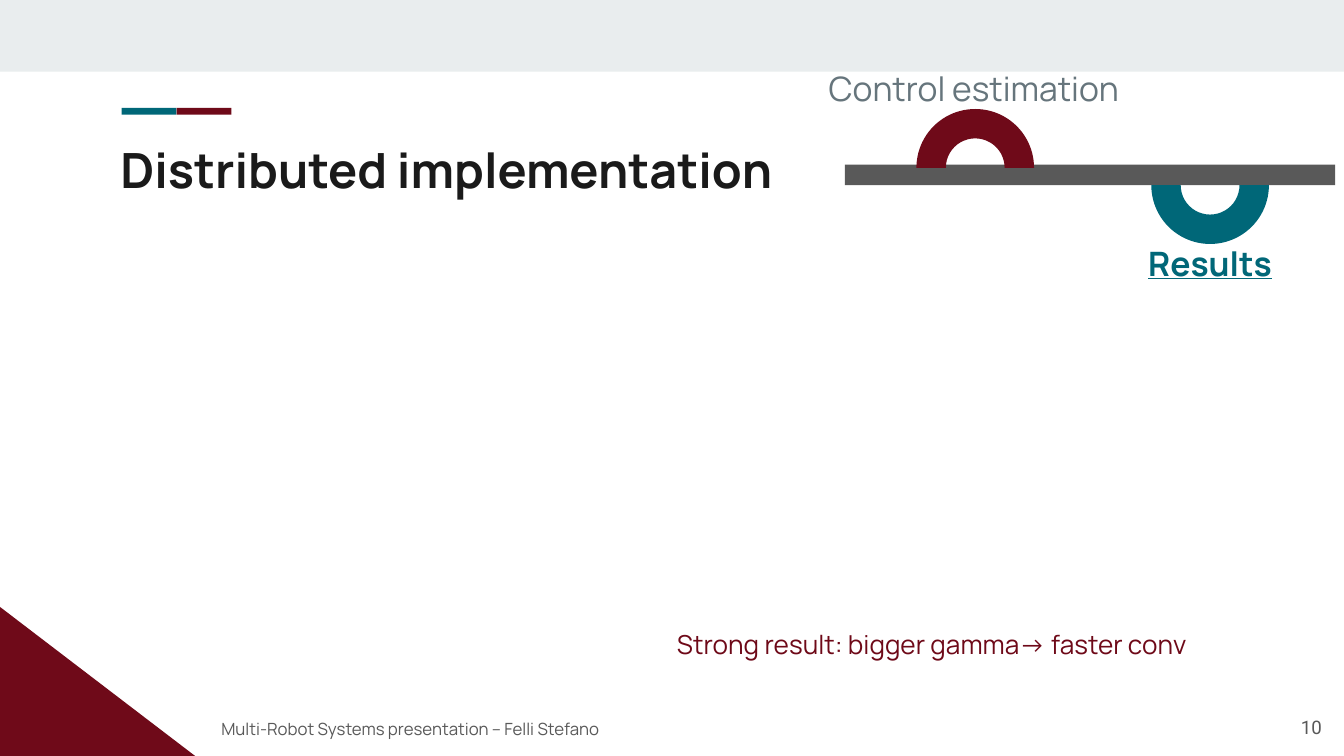
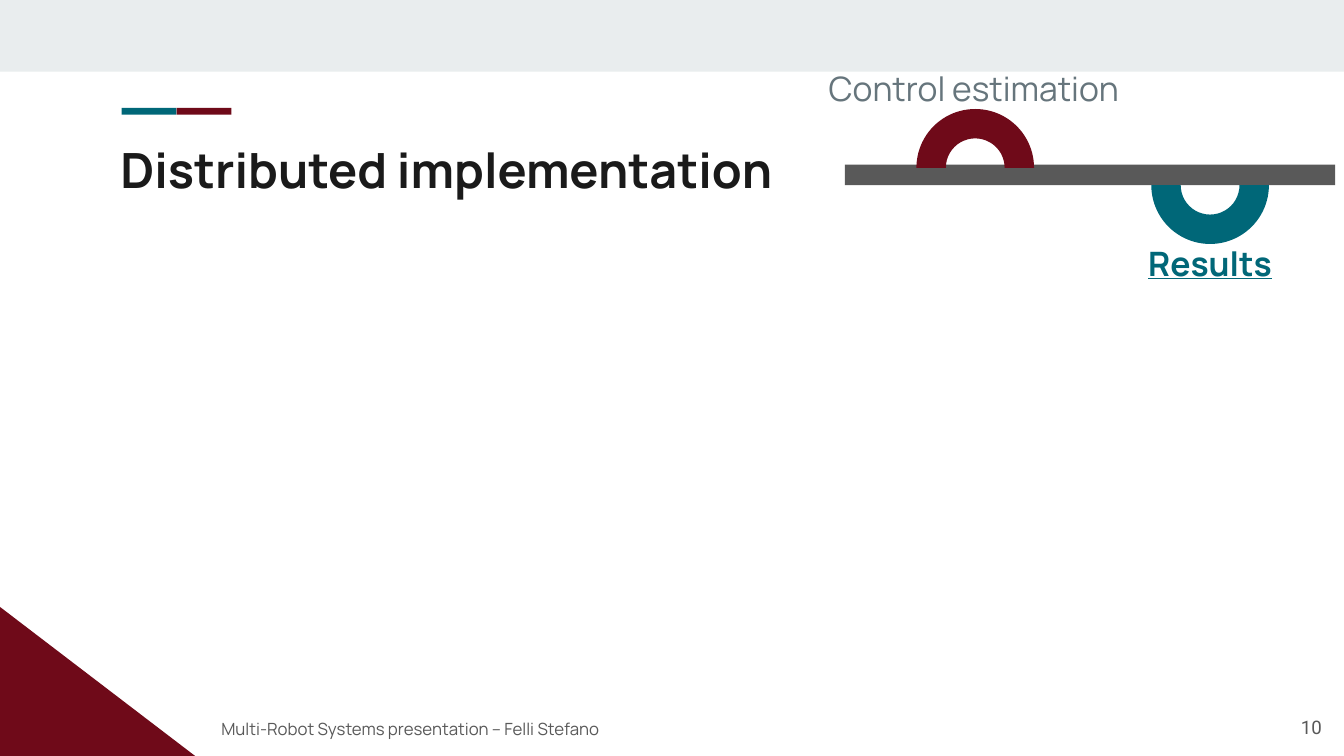
Before and after one commit to StefanoF00/CAMS_distributed_consensus_protocol, a slide deck: slide 10 of CAMS_Presentation.pptx. Drawn at 1344x756 pixels with LibreOffice and Linux fonts; fonts in the diff are those of the drawing; grey boxes stand for pictures; background and template pictures are left out. Boxes give left, top, right and bottom in pixels: in the first picture for what was removed or moved away, otherwise in the second. Text is boxed around its words. In the diff, an @@ line names an element or a change of style, - is before the commit and + after.

```diff
--- a/CAMS_Presentation.pptx
+++ b/CAMS_Presentation.pptx
@@ text removed at <box>677,634,1186,661</box> @@
-Strong result: bigger gamma-> faster conv
```
Also in this commit, not shown: 4 other slides changed, 10 other files.
